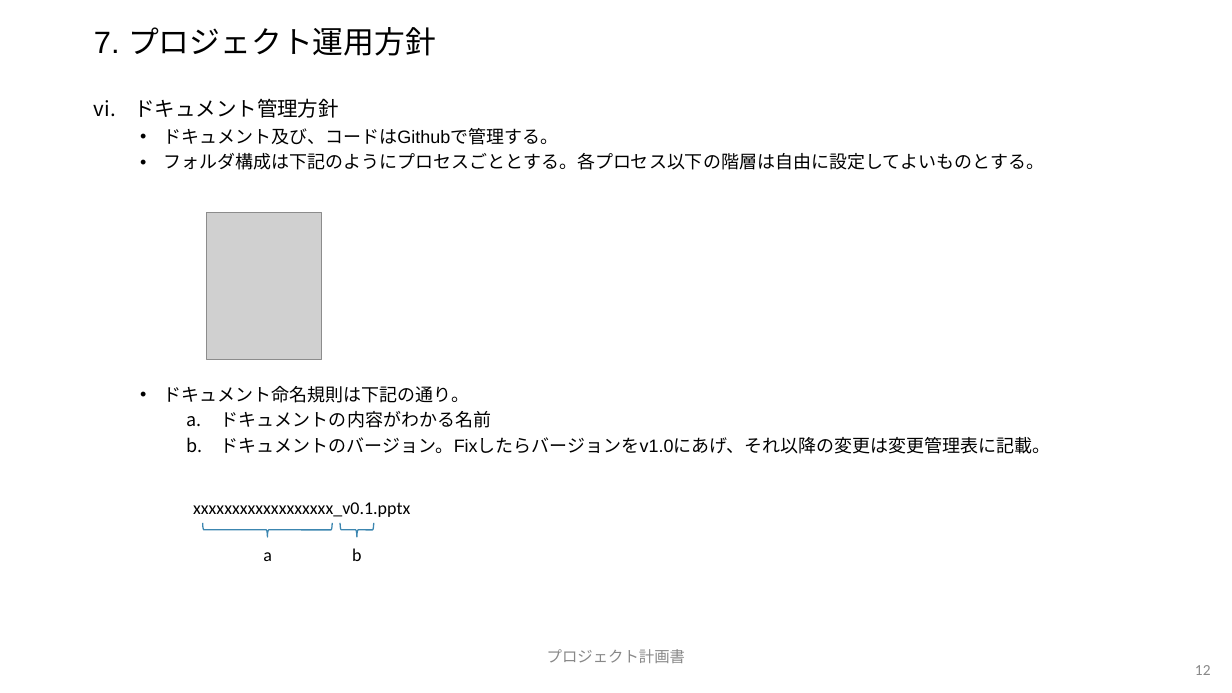
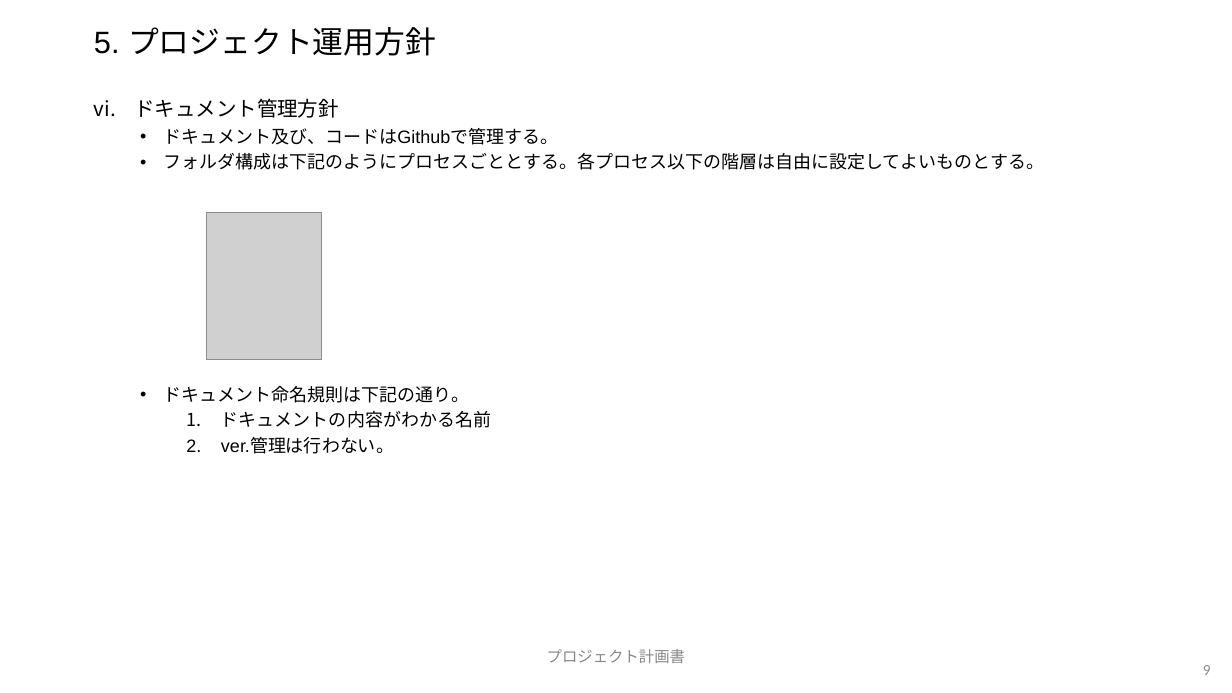
Before and after one commit to yoshtanaka/toraberu, a slide deck: slide 9 of プロジェクト計画書.pptx (slide 12 before the commit). Drawn at 1232x693 pixels with LibreOffice and Linux fonts; fonts in the diff are those of the drawing; grey boxes stand for pictures; background and template pictures are left out. Boxes give left, top, right and bottom in pixels: in the first picture for what was removed or moved away, otherwise in the second. Text is boxed around its words. In the diff, an @@ line names an element or a change of style, - is before the commit and + after.

Commit message:
Add files via upload
少し変更と削除

```diff
--- a/プロジェクト計画書.pptx
+++ b/プロジェクト計画書.pptx
@@ title at box(94, 27, 436, 56): text changed @@
-7. プロジェクト運用方針
+5. プロジェクト運用方針
@@ text at box(221, 438, 394, 454): text changed @@
-    b. ドキュメントのバージョン。Fixしたらバージョンをv1.0にあげ、それ以降の変更は変更管理表に記載。
+    2. ver.管理は行わない。
@@ group removed at box(193, 502, 410, 561): 3 texts, 2 right braces @@
-a
-b
-xxxxxxxxxxxxxxxxxx_v0.1.pptx
@@ page number at box(1203, 665, 1211, 675): text changed @@
-12
+9
```
Also in this commit, not shown: 6 other slides changed, 3 slides removed.
